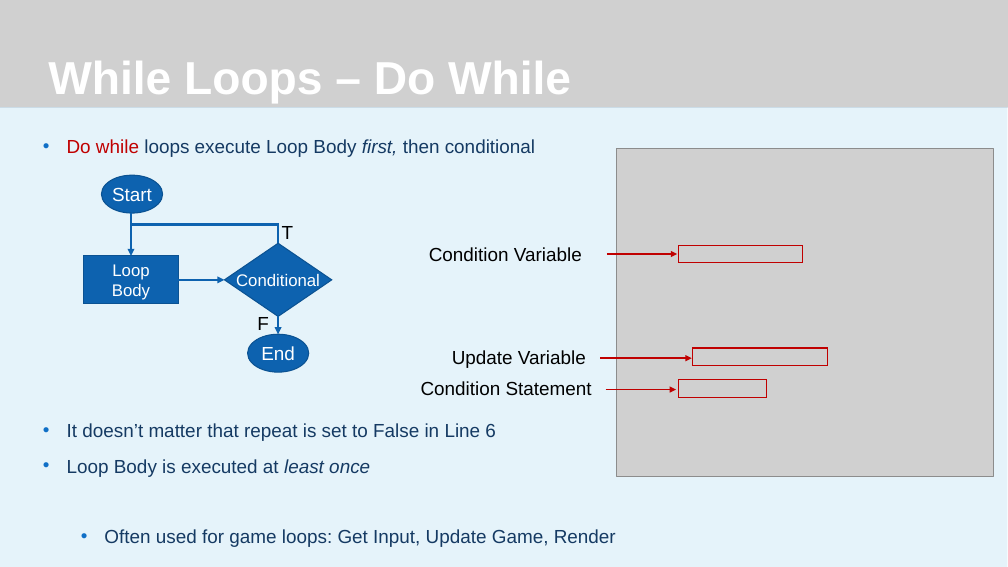
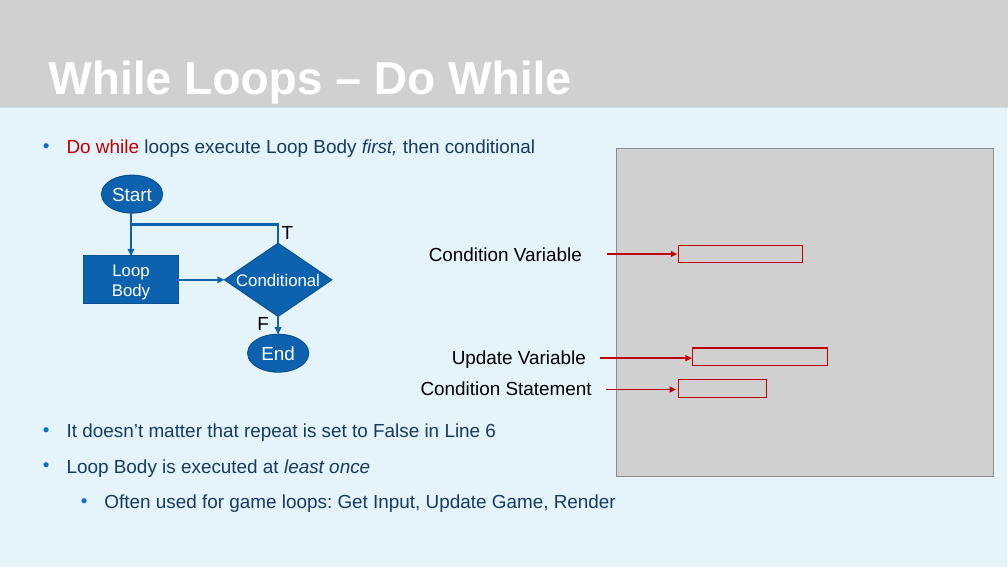
Before and after one commit to JeremyBYU/LoopIt, a slide deck: slide 7 of Lecture/LoopIt.pptx. Drawn at 1008x567 pixels with LibreOffice and Linux fonts; fonts in the diff are those of the drawing; grey boxes stand for pictures; background and template pictures are left out. Boxes give left, top, right and bottom in pixels: in the first picture for what was removed or moved away, otherwise in the second. Text is boxed around its words. In the diff, an @@ line names an element or a change of style, - is before the commit and + after.

```diff
--- a/Lecture/LoopIt.pptx
+++ b/Lecture/LoopIt.pptx
@@ text "Do while loops execute Loop ..." rewrapped from (x1=67, y1=139, x2=616, y2=547) to (x1=67, y1=139, x2=616, y2=512) @@
```
Also in this commit, not shown: 2 other slides changed, 1 slide added, 1 slide removed, 2 other files.
